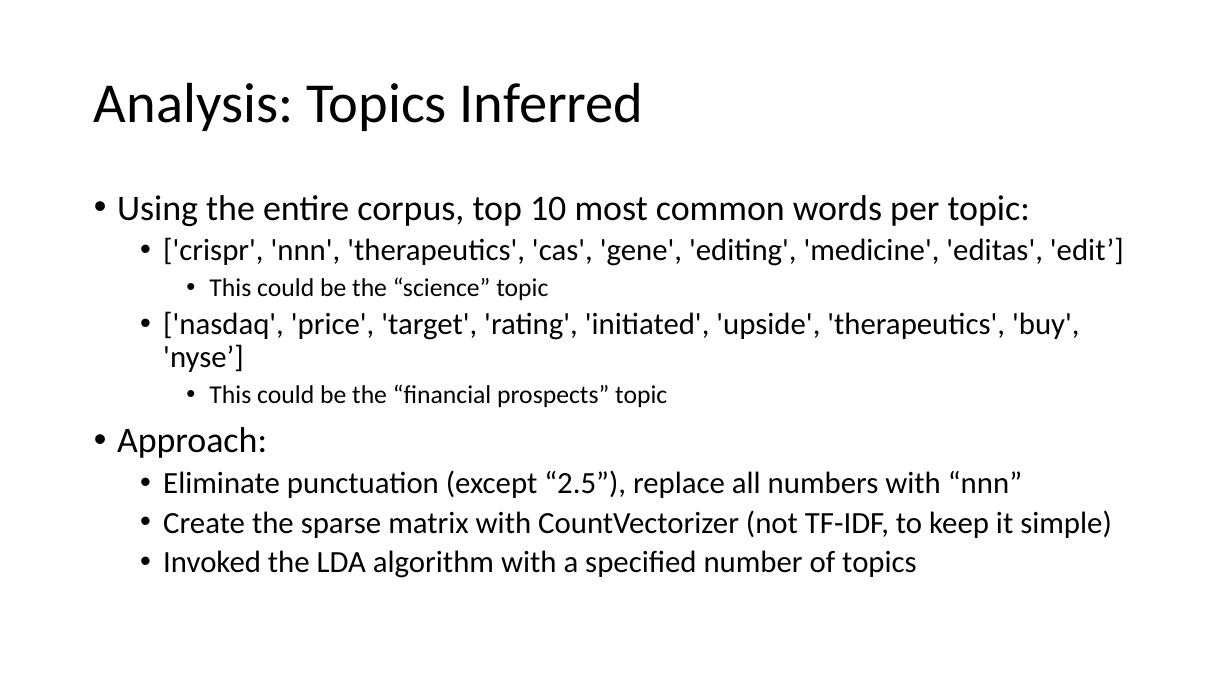
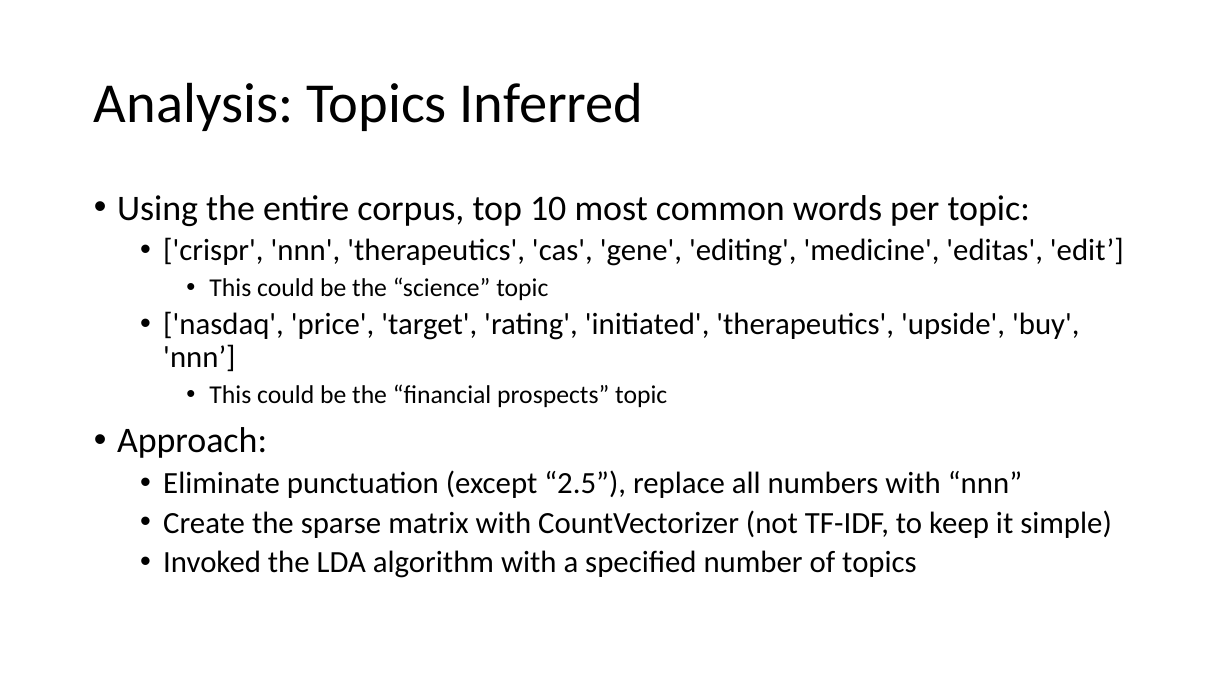
Before and after one commit to LaurianP/git_scrape, a slide deck: slide 10 of MariusScraping.pptx. Drawn at 1232x693 pixels with LibreOffice and Linux fonts; fonts in the diff are those of the drawing. Boxes give left, top, right and bottom in pixels: in the first picture for what was removed or moved away, otherwise in the second. Text is boxed around its words. In the diff, an @@ line names an element or a change of style, - is before the commit and + after.

Commit message:
cosmetic change1

```diff
--- a/MariusScraping.pptx
+++ b/MariusScraping.pptx
@@ text at <box>163,311,1080,372</box>: text changed @@
-  • ['nasdaq', 'price', 'target', 'rating', 'initiated', 'upside', 'therapeutics', 'buy', 'nyse’]
+  • ['nasdaq', 'price', 'target', 'rating', 'initiated', 'therapeutics', 'upside', 'buy', 'nnn’]
```
